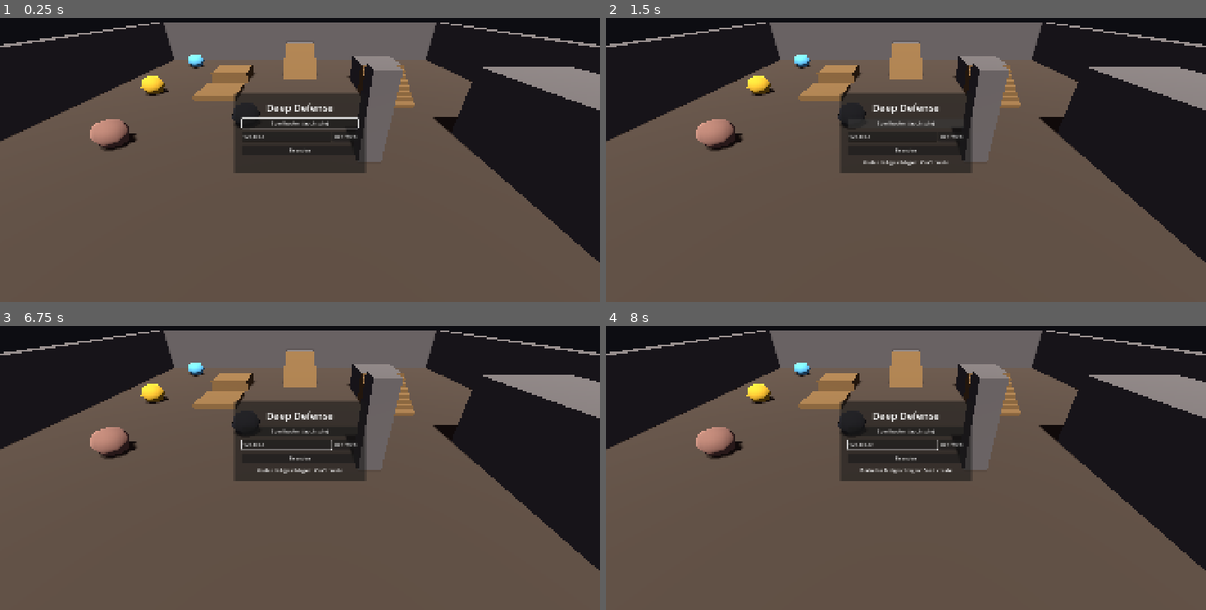
Above: before the commit, frames 1-4 (two rows, left to right).
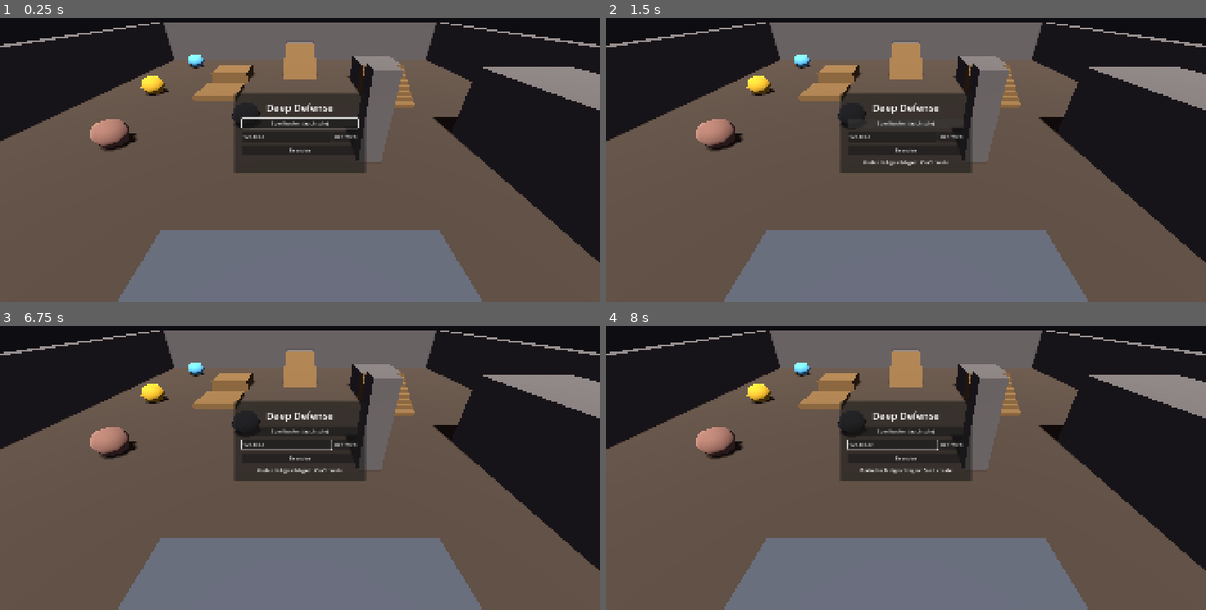
Above: after the commit, the same moments.

Repository: toxs1ck/deep-defense
Game: Godot game, scene res://scenes/Main.tscn
The game is run twice, just before and just after one commit, with the same random seed, the same clock (stepped at 60 frames per second) and the same inputs.
Inputs (mouse positions are in pixels of both pictures, inside the frame that each line leads up to):
- Up to frame 1 (0.25 s): no input
- Up to frame 2 (1.5 s): click "Beitreten" at 0.5 s; click "Spiel hosten (auch solo)" at 1.25 s
- Up to frame 3 (6.75 s): move the mouse to (432, 425) at 2.02 s; hold D (move_right) 2.03-2.78 s; tap E (interact) at 2.1, 3.05, 3.8, 4.35, 5.3, 5.85 s; click (432, 425) at 2.17 s; move the mouse to (180, 459) at 2.77 s; hold S (move_back) 2.78-3.53 s; click (180, 459) at 2.85 s; move the mouse to (360, 368) at 3.52 s; hold D (move_right) 3.53-4.28 s; hold V (camera_switch_shoulder) 3.53-4.28 s; move the mouse to (270, 507) at 4.27 s; hold W (move_forward) 4.28-5.03 s; click (270, 507) at 4.42 s; move the mouse to (480, 490) at 5.02 s; hold A (move_left) 5.03-6.53 s; tap Shift (sprint) at 5.1 s; move the mouse to (120, 391) at 5.77 s; move the mouse to (330, 442) at 6.52 s; hold S (move_back) from 6.53 s (still down); click (330, 442) at 6.6 s
- Up to frame 4 (8 s): tap E (interact) at 6.8, 7.55 s; tap Enter at 7.25 s; move the mouse to (816, 357) at 7.27 s; release S (move_back) at 7.28 s; hold D (move_right) from 7.28 s (still down); tap V (camera_switch_shoulder) at 7.35 s; tap Space (jump) at 7.52 s

The runs differ from the first frame. In frame 1, 14% of the frame differs, in the area x 19-81%, y 74-100%; in frame 2, 14%; in frame 3, 14%; in frame 4, 14%.

Commit message:
Aufzug und Teamkasse (Prototyp-Aufgabe 7)
- Economy: Teamkasse wird vom Host geändert und per RPC verteilt, später
  Beitretende bekommen den Stand beim Beitritt; Autoload-Reihenfolge
  angepasst, damit NetworkManager vor Economy bereitsteht
- Elevator (scenes/world/Elevator.tscn) an der Südwand des Testraums:
  Korb mit 20 Plätzen (ElevatorData), Erz per E einladen oder hinein-
  werfen/ablegen; Anzeige von Ladung und Wert über dem Korb
- pay_out(): zahlt die Ladung aus, +10 % bei voller oder gemischter
  Ladung (ab 3 Erzarten); bis zum Runden-Ablauf (Aufgabe 8) löst ein
  Hebel neben dem Aufzug die Auszahlung aus
- InteractableComponent.requires_carrying: „Erz einladen“ erscheint nur
  mit Erz in der Hand
- HUD zeigt die Teamkasse oben in der Mitte und leuchtet bei Änderungen auf

Co-Authored-By: Claude Opus 5.5 <noreply@anthropic.com>
Claude-Session: https://claude.ai/code/session_01GAyhZRLbDQ8opLecsSdQ6t

Diff:
--- a/autoload/Economy.gd
+++ b/autoload/Economy.gd
@@ -1,30 +1,47 @@
 extends Node
-## Gemeinsame Teamkasse. Später auch Shop-Angebote und Reroll-Kosten (Aufgabe 7 und 14).
-## Änderungen am Geld laufen nur über den Host.
+## Gemeinsame Teamkasse. Später auch Shop-Angebote und Reroll-Kosten (Aufgabe 14).
+## Nur der Host ändert das Geld; Clients bekommen den Stand per RPC, später Beitretende direkt beim Beitritt.
 
 signal money_changed(amount: int)
 
 var team_money: int = 0
 
 
+func _ready() -> void:
+	NetworkManager.player_joined.connect(_on_player_joined)
+
+
+## Nur Host.
 func add_money(amount: int) -> void:
+	assert(multiplayer.is_server(), "Geld ändert nur der Host")
 	assert(amount >= 0, "add_money erwartet einen positiven Betrag")
-	team_money += amount
-	money_changed.emit(team_money)
+	_set_money.rpc(team_money + amount)
 
 
 func can_afford(cost: int) -> bool:
 	return team_money >= cost
 
 
+## Nur Host.
 func try_spend(cost: int) -> bool:
+	assert(multiplayer.is_server(), "Geld ändert nur der Host")
 	if not can_afford(cost):
 		return false
-	team_money -= cost
-	money_changed.emit(team_money)
+	_set_money.rpc(team_money - cost)
 	return true
 
 
+## Lokal zurücksetzen, z. B. beim Verlassen eines Spiels.
 func reset() -> void:
-	team_money = 0
+	_set_money(0)
+
+
+func _on_player_joined(peer_id: int) -> void:
+	if peer_id != multiplayer.get_unique_id():
+		_set_money.rpc_id(peer_id, team_money)
+
+
+@rpc("authority", "call_local", "reliable")
+func _set_money(amount: int) -> void:
+	team_money = amount
 	money_changed.emit(team_money)
--- a/components/InteractableComponent.gd
+++ b/components/InteractableComponent.gd
@@ -22,6 +22,8 @@
 		collision_layer = INTERACTABLE_LAYER if enabled else 0
 ## Zusätzliche Reichweite zu PlayerData.interaction_range, z. B. für Brocken am Boden, die von Augenhöhe weiter weg sind.
 @export var extra_range: float = 0.0
+## Nur anvisierbar, wenn der Spieler etwas trägt (z. B. „Erz einladen“ am Aufzug).
+@export var requires_carrying: bool = false
 ## Gedrückt halten wiederholt die Interaktion im Takt der Abbaurate des Spielers (z. B. Abbauen).
 @export var allow_hold: bool = false
 
--- /dev/null
+++ b/data/elevator/default_elevator.tres
@@ -0,0 +1,9 @@
+[gd_resource type="Resource" script_class="ElevatorData" load_steps=2 format=3]
+
+[ext_resource type="Script" path="res://scripts/resources/ElevatorData.gd" id="1_data"]
+
+[resource]
+script = ExtResource("1_data")
+capacity = 20
+load_bonus = 0.1
+mixed_ore_types_for_bonus = 3
--- a/project.godot
+++ b/project.godot
@@ -18,9 +18,9 @@
 [autoload]
 
 GameState="*res://autoload/GameState.gd"
+NetworkManager="*res://autoload/NetworkManager.gd"
 RunManager="*res://autoload/RunManager.gd"
 Economy="*res://autoload/Economy.gd"
-NetworkManager="*res://autoload/NetworkManager.gd"
 
 [debug]
 
--- a/scenes/Main.gd
+++ b/scenes/Main.gd
@@ -32,6 +32,7 @@
 	_menu.quit_requested.connect(get_tree().quit)
 	_pause_menu.leave_requested.connect(_return_to_menu)
 	_pause_menu.quit_requested.connect(get_tree().quit)
+	Economy.money_changed.connect(_hud.set_money)
 	NetworkManager.player_joined.connect(_on_player_joined)
 	NetworkManager.player_left.connect(_on_player_left)
 	NetworkManager.connection_succeeded.connect(_on_session_started)
@@ -107,6 +108,7 @@
 func _return_to_menu() -> void:
 	NetworkManager.leave_game()
 	GameState.input_blocked = false
+	Economy.reset()
 	Input.mouse_mode = Input.MOUSE_MODE_VISIBLE
 	get_tree().reload_current_scene()
 
--- a/scenes/Main.tscn
+++ b/scenes/Main.tscn
@@ -52,7 +52,7 @@
 offset_bottom = 130.0
 text = "WASD / linker Stick: laufen · Shift: sprinten · Leertaste: springen
 Maus / rechter Stick: Kamera · V / R3: Schulter wechseln · E / X: interagieren (halten zum Abbauen)
-Beim Tragen: E ablegen · Linksklick / RT werfen · Esc: Menü"
+Beim Tragen: E ablegen bzw. am Aufzug einladen · Linksklick / RT werfen · Esc: Menü"
 
 [node name="NetworkStatus" type="Label" parent="UI"]
 anchors_preset = 1
--- a/scenes/player/Player.gd
+++ b/scenes/player/Player.gd
@@ -169,7 +169,8 @@
 		var candidate := hit["collider"] as InteractableComponent
 		var in_front := (hit_position - eye).dot(forward) > 0.0
 		if candidate and candidate.enabled and in_front and eye.distance_to(hit_position) <= data.interaction_range + candidate.extra_range:
-			target = candidate
+			if carry.is_carrying() or not candidate.requires_carrying:
+				target = candidate
 
 	if target != _interaction_target:
 		_interaction_target = target
--- a/scenes/ui/HUD.gd
+++ b/scenes/ui/HUD.gd
@@ -1,6 +1,6 @@
 class_name HUD
 extends Control
-## Spiel-HUD: Fadenkreuz und Interaktions-Prompt („E: Abbauen“), beim Tragen der Hinweis zum Ablegen/Werfen.
+## Spiel-HUD: Teamkasse, Fadenkreuz und Interaktions-Prompt („E: Abbauen“), beim Tragen der Hinweis zum Ablegen/Werfen.
 ## Die angezeigte Taste kommt aus der Input Map und wechselt zwischen Tastatur und Controller,
 ## je nachdem, was zuletzt benutzt wurde.
 
@@ -17,14 +17,18 @@
 }
 
 @onready var _prompt_label: Label = %PromptLabel
+@onready var _money_label: Label = %MoneyLabel
 
 var _target: InteractableComponent = null
 var _carrying: bool = false
+## Zuletzt angezeigter Betrag; -1 = noch keiner, dann ohne Aufleuchten.
+var _money: int = -1
 var _using_gamepad: bool = false
 
 
 func _ready() -> void:
 	_prompt_label.visible = false
+	set_money(Economy.team_money)
 
 
 func _input(event: InputEvent) -> void:
@@ -43,6 +47,17 @@
 func show_interaction(target: InteractableComponent) -> void:
 	_target = target
 	_refresh_prompt()
+
+
+func set_money(amount: int) -> void:
+	var changed := _money >= 0 and amount != _money
+	_money = amount
+	_money_label.text = "Teamkasse: %d $" % amount
+	if changed:
+		# Kurzes Aufleuchten, damit man die Auszahlung bemerkt.
+		_money_label.pivot_offset = _money_label.size / 2.0
+		_money_label.scale = Vector2.ONE * 1.25
+		create_tween().tween_property(_money_label, "scale", Vector2.ONE, 0.3).set_trans(Tween.TRANS_BACK).set_ease(Tween.EASE_OUT)
 
 
 func set_carrying(carrying: bool) -> void:
--- a/scenes/ui/HUD.tscn
+++ b/scenes/ui/HUD.tscn
@@ -47,3 +47,20 @@
 theme_override_font_sizes/font_size = 24
 text = "E: Benutzen"
 horizontal_alignment = 1
+
+[node name="MoneyLabel" type="Label" parent="."]
+unique_name_in_owner = true
+layout_mode = 1
+anchors_preset = 5
+anchor_left = 0.5
+anchor_right = 0.5
+offset_left = -150.0
+offset_top = 20.0
+offset_right = 150.0
+offset_bottom = 60.0
+grow_horizontal = 2
+theme_override_colors/font_color = Color(1, 0.85, 0.35, 1)
+theme_override_colors/font_outline_color = Color(0, 0, 0, 1)
+theme_override_constants/outline_size = 6
+theme_override_font_sizes/font_size = 28
+horizontal_alignment = 1
--- /dev/null
+++ b/scenes/world/Elevator.gd
@@ -0,0 +1,103 @@
+class_name Elevator
+extends Node3D
+## Aufzug, Kern der Mine. Erz kommt in den Korb: getragen per E („Erz einladen“) oder geworfen/abgelegt.
+## Der Host führt die Ladung (begrenzt auf data.capacity) und zahlt sie mit pay_out() in die Teamkasse aus.
+## Laut GDD passiert das zu Beginn der Bauphase (Aufgabe 8); bis dahin löst der Hebel die Auszahlung aus.
+
+@export var data: ElevatorData
+
+@onready var _basket: Area3D = $Basket
+@onready var _load_interactable: InteractableComponent = $LoadInteractable
+@onready var _lever_interactable: InteractableComponent = $Lever/InteractableComponent
+@onready var _load_label: Label3D = $LoadLabel
+
+## Nur Host: die geladenen Erzarten, ein Eintrag pro Brocken.
+var _cargo: Array[OreData] = []
+## Auf allen Peers für die Anzeige.
+var _item_count: int = 0
+var _cargo_value: int = 0
+
+
+func _ready() -> void:
+	assert(data != null, "Elevator braucht eine ElevatorData-Resource")
+	_basket.monitoring = multiplayer.is_server()
+	_basket.body_entered.connect(_on_basket_body_entered)
+	_load_interactable.interacted.connect(_on_load_interacted)
+	_lever_interactable.interacted.connect(func(_player: Player) -> void: pay_out())
+	NetworkManager.player_joined.connect(_on_player_joined)
+	_update_label()
+
+
+## Nur Host: Ladung auszahlen und Korb leeren. Gibt den ausgezahlten Betrag zurück.
+func pay_out() -> int:
+	if _cargo.is_empty():
+		return 0
+	var total := float(_cargo_value)
+	if _qualifies_for_bonus():
+		total *= 1.0 + data.load_bonus
+	var amount := roundi(total)
+	Economy.add_money(amount)
+	_cargo.clear()
+	_broadcast_cargo()
+	return amount
+
+
+func is_full() -> bool:
+	return _item_count >= data.capacity
+
+
+func _qualifies_for_bonus() -> bool:
+	if _cargo.size() >= data.capacity:
+		return true
+	var ore_types := {}
+	for ore in _cargo:
+		ore_types[ore] = true
+	return ore_types.size() >= data.mixed_ore_types_for_bonus
+
+
+## Nur Host: geworfene oder abgelegte Brocken, die im Korb landen.
+func _on_basket_body_entered(body: Node3D) -> void:
+	var chunk := body as OreChunk
+	if chunk and chunk.carrier_id == 0:
+		_try_load(chunk)
+
+
+## Nur Host: alles einladen, was der Spieler trägt, solange Platz ist.
+func _on_load_interacted(player: Player) -> void:
+	for chunk: OreChunk in player.carry.carried.duplicate():
+		if not _try_load(chunk):
+			break
+
+
+func _try_load(chunk: OreChunk) -> bool:
+	if not multiplayer.is_server() or chunk.is_queued_for_deletion() or _cargo.size() >= data.capacity:
+		return false
+	_cargo.append(chunk.ore)
+	# Der ChunkSpawner entfernt den Brocken auch bei den Clients.
+	chunk.queue_free()
+	_broadcast_cargo()
+	return true
+
+
+func _broadcast_cargo() -> void:
+	var value := 0
+	for ore in _cargo:
+		value += ore.value
+	_sync_cargo.rpc(_cargo.size(), value)
+
+
+func _on_player_joined(peer_id: int) -> void:
+	if multiplayer.is_server() and peer_id != multiplayer.get_unique_id():
+		_sync_cargo.rpc_id(peer_id, _item_count, _cargo_value)
+
+
+@rpc("authority", "call_local", "reliable")
+func _sync_cargo(item_count: int, value: int) -> void:
+	_item_count = item_count
+	_cargo_value = value
+	_update_label()
+
+
+func _update_label() -> void:
+	var full_note := "\nVOLL" if is_full() else ""
+	_load_label.text = "Aufzug\nLadung: %d/%d · %d $%s" % [_item_count, data.capacity, _cargo_value, full_note]
--- /dev/null
+++ b/scenes/world/Elevator.tscn
@@ -0,0 +1,133 @@
+[gd_scene load_steps=10 format=3]
+
+[ext_resource type="Script" path="res://scenes/world/Elevator.gd" id="1_elevator"]
+[ext_resource type="Resource" path="res://data/elevator/default_elevator.tres" id="2_data"]
+[ext_resource type="Script" path="res://components/InteractableComponent.gd" id="3_interact"]
+
+[sub_resource type="StandardMaterial3D" id="StandardMaterial3D_metal"]
+albedo_color = Color(0.35, 0.37, 0.4, 1)
+
+[sub_resource type="StandardMaterial3D" id="StandardMaterial3D_wood"]
+albedo_color = Color(0.45, 0.32, 0.2, 1)
+
+[sub_resource type="StandardMaterial3D" id="StandardMaterial3D_lever"]
+albedo_color = Color(0.75, 0.15, 0.12, 1)
+
+[sub_resource type="BoxShape3D" id="BoxShape3D_basket"]
+size = Vector3(2.7, 1.2, 2.7)
+
+[sub_resource type="BoxShape3D" id="BoxShape3D_load"]
+size = Vector3(3, 1.4, 3)
+
+[sub_resource type="SphereShape3D" id="SphereShape3D_lever"]
+radius = 0.45
+
+[node name="Elevator" type="Node3D"]
+script = ExtResource("1_elevator")
+data = ExtResource("2_data")
+
+[node name="Floor" type="CSGBox3D" parent="."]
+transform = Transform3D(1, 0, 0, 0, 1, 0, 0, 0, 1, 0, 0.025, 0)
+use_collision = true
+size = Vector3(3, 0.05, 3)
+material = SubResource("StandardMaterial3D_metal")
+
+[node name="WallBack" type="CSGBox3D" parent="."]
+transform = Transform3D(1, 0, 0, 0, 1, 0, 0, 0, 1, 0, 0.35, 1.45)
+use_collision = true
+size = Vector3(3, 0.6, 0.1)
+material = SubResource("StandardMaterial3D_wood")
+
+[node name="WallLeft" type="CSGBox3D" parent="."]
+transform = Transform3D(1, 0, 0, 0, 1, 0, 0, 0, 1, -1.45, 0.35, 0)
+use_collision = true
+size = Vector3(0.1, 0.6, 3)
+material = SubResource("StandardMaterial3D_wood")
+
+[node name="WallRight" type="CSGBox3D" parent="."]
+transform = Transform3D(1, 0, 0, 0, 1, 0, 0, 0, 1, 1.45, 0.35, 0)
+use_collision = true
+size = Vector3(0.1, 0.6, 3)
+material = SubResource("StandardMaterial3D_wood")
+
+[node name="PostFrontLeft" type="CSGBox3D" parent="."]
+transform = Transform3D(1, 0, 0, 0, 1, 0, 0, 0, 1, -1.5, 1.7, -1.5)
+use_collision = true
+size = Vector3(0.2, 3.4, 0.2)
+material = SubResource("StandardMaterial3D_metal")
+
+[node name="PostFrontRight" type="CSGBox3D" parent="."]
+transform = Transform3D(1, 0, 0, 0, 1, 0, 0, 0, 1, 1.5, 1.7, -1.5)
+use_collision = true
+size = Vector3(0.2, 3.4, 0.2)
+material = SubResource("StandardMaterial3D_metal")
+
+[node name="PostBackLeft" type="CSGBox3D" parent="."]
+transform = Transform3D(1, 0, 0, 0, 1, 0, 0, 0, 1, -1.5, 1.7, 1.5)
+use_collision = true
+size = Vector3(0.2, 3.4, 0.2)
+material = SubResource("StandardMaterial3D_metal")
+
+[node name="PostBackRight" type="CSGBox3D" parent="."]
+transform = Transform3D(1, 0, 0, 0, 1, 0, 0, 0, 1, 1.5, 1.7, 1.5)
+use_collision = true
+size = Vector3(0.2, 3.4, 0.2)
+material = SubResource("StandardMaterial3D_metal")
+
+[node name="Roof" type="CSGBox3D" parent="."]
+transform = Transform3D(1, 0, 0, 0, 1, 0, 0, 0, 1, 0, 3.5, 0)
+use_collision = true
+size = Vector3(3.4, 0.2, 3.4)
+material = SubResource("StandardMaterial3D_metal")
+
+[node name="Basket" type="Area3D" parent="."]
+collision_layer = 0
+collision_mask = 16
+
+[node name="CollisionShape3D" type="CollisionShape3D" parent="Basket"]
+transform = Transform3D(1, 0, 0, 0, 1, 0, 0, 0, 1, 0, 0.6, 0)
+shape = SubResource("BoxShape3D_basket")
+
+[node name="LoadInteractable" type="Area3D" parent="."]
+collision_layer = 32
+collision_mask = 0
+monitoring = false
+script = ExtResource("3_interact")
+prompt_text = "Erz einladen"
+extra_range = 1.0
+requires_carrying = true
+
+[node name="CollisionShape3D" type="CollisionShape3D" parent="LoadInteractable"]
+transform = Transform3D(1, 0, 0, 0, 1, 0, 0, 0, 1, 0, 0.7, 0)
+shape = SubResource("BoxShape3D_load")
+
+[node name="Lever" type="Node3D" parent="."]
+transform = Transform3D(1, 0, 0, 0, 1, 0, 0, 0, 1, 2.2, 0, -1.3)
+
+[node name="Base" type="CSGBox3D" parent="Lever"]
+transform = Transform3D(1, 0, 0, 0, 1, 0, 0, 0, 1, 0, 0.5, 0)
+use_collision = true
+size = Vector3(0.3, 1, 0.3)
+material = SubResource("StandardMaterial3D_metal")
+
+[node name="Handle" type="CSGBox3D" parent="Lever"]
+transform = Transform3D(1, 0, 0, 0, 1, 0, 0, 0, 1, 0, 1.2, 0)
+size = Vector3(0.08, 0.5, 0.08)
+material = SubResource("StandardMaterial3D_lever")
+
+[node name="InteractableComponent" type="Area3D" parent="Lever"]
+collision_layer = 32
+collision_mask = 0
+monitoring = false
+script = ExtResource("3_interact")
+prompt_text = "Aufzug hochschicken (Auszahlung)"
+
+[node name="CollisionShape3D" type="CollisionShape3D" parent="Lever/InteractableComponent"]
+transform = Transform3D(1, 0, 0, 0, 1, 0, 0, 0, 1, 0, 1.1, 0)
+shape = SubResource("SphereShape3D_lever")
+
+[node name="LoadLabel" type="Label3D" parent="."]
+transform = Transform3D(1, 0, 0, 0, 1, 0, 0, 0, 1, 0, 2.4, 0)
+billboard = 1
+outline_size = 8
+text = "Aufzug"
--- a/scenes/world/TestRoom.tscn
+++ b/scenes/world/TestRoom.tscn
@@ -6,6 +6,7 @@
 [ext_resource type="Resource" path="res://data/ores/iron.tres" id="4_iron"]
 [ext_resource type="Resource" path="res://data/ores/gold.tres" id="5_gold"]
 [ext_resource type="Resource" path="res://data/ores/crystal.tres" id="6_crystal"]
+[ext_resource type="PackedScene" path="res://scenes/world/Elevator.tscn" id="7_elevator"]
 
 [sub_resource type="StandardMaterial3D" id="StandardMaterial3D_floor"]
 albedo_color = Color(0.32, 0.27, 0.22, 1)
@@ -120,3 +121,6 @@
 [node name="CrystalDeposit" parent="." instance=ExtResource("2_deposit")]
 transform = Transform3D(1, 0, 0, 0, 1, 0, 0, 0, 1, -11, 0, -12)
 ore = ExtResource("6_crystal")
+
+[node name="Elevator" parent="." instance=ExtResource("7_elevator")]
+transform = Transform3D(1, 0, 0, 0, 1, 0, 0, 0, 1, 0, 0, 12)
--- /dev/null
+++ b/scripts/resources/ElevatorData.gd
@@ -0,0 +1,10 @@
+class_name ElevatorData
+extends Resource
+## Werte des Aufzugs. Startwerte laut GDD, Abschnitt „Aufzug und Auszahlung“.
+
+## Wie viele Items pro Runde in den Korb passen.
+@export var capacity: int = 20
+## Bonus auf die Auszahlung bei voller oder gemischter Ladung (0,1 = +10 %). Gilt einmal, nicht doppelt.
+@export var load_bonus: float = 0.1
+## Ab so vielen verschiedenen Erzarten zählt eine Ladung als gemischt.
+@export var mixed_ore_types_for_bonus: int = 3
Not shown: 1 places in scenes/world/TestRoom.tscn that only renumber resources
